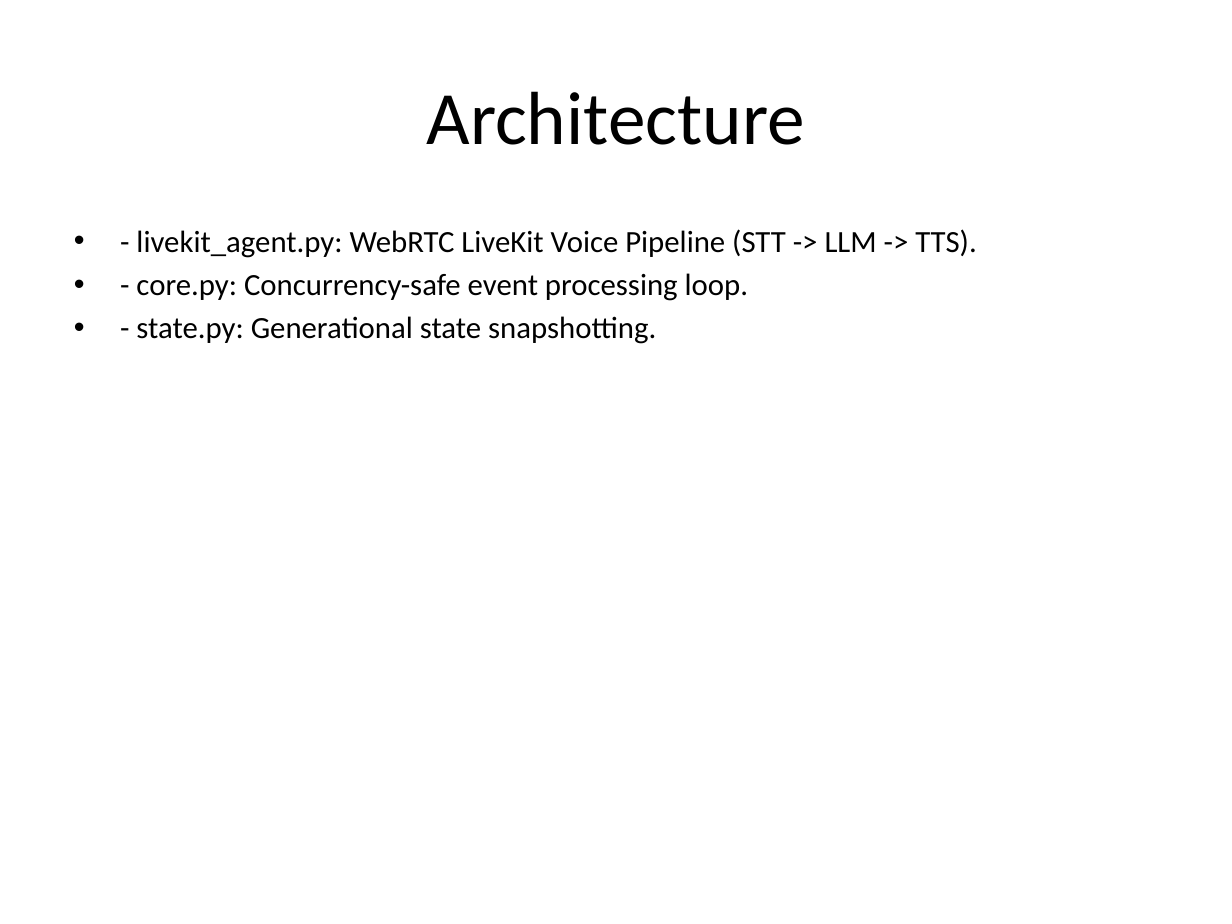
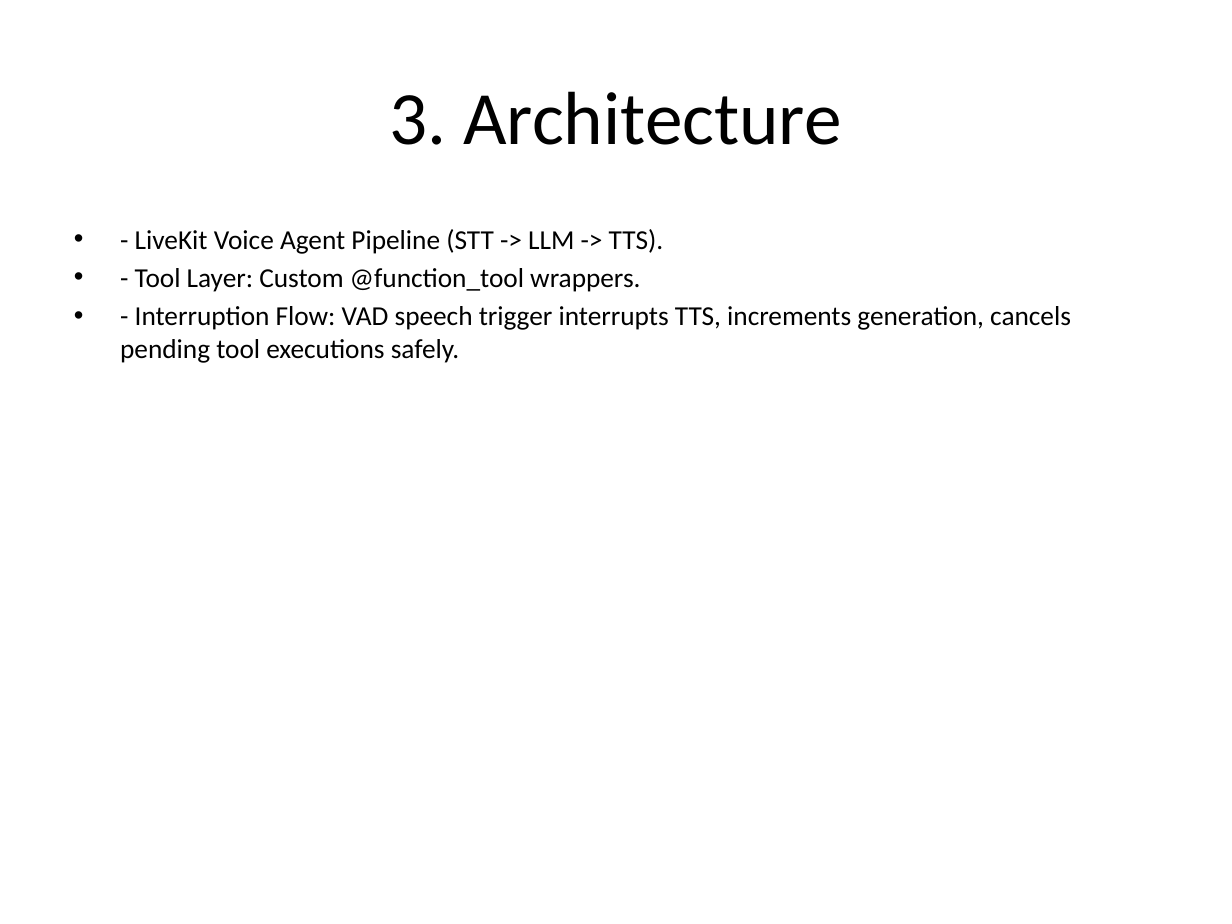
Before and after one commit to TiyasDas-81/Samsung_Prism, a slide deck: slide 3 of presentation/Samsung_PRISM_Theme05.pptx. Drawn at 1232x924 pixels with LibreOffice and Linux fonts; fonts in the diff are those of the drawing. Boxes give left, top, right and bottom in pixels: in the first picture for what was removed or moved away, otherwise in the second. Text is boxed around its words. In the diff, an @@ line names an element or a change of style, - is before the commit and + after.

```diff
--- a/presentation/Samsung_PRISM_Theme05.pptx
+++ b/presentation/Samsung_PRISM_Theme05.pptx
@@ title at [389, 91, 841, 145]: text changed @@
-Architecture
+3. Architecture
@@ text at [120, 229, 1071, 363]: text changed; size 18 to 16 pt @@
-• - livekit_agent.py: WebRTC LiveKit Voice Pipeline (STT -> LLM -> TTS).
-• - core.py: Concurrency-safe event processing loop.
-• - state.py: Generational state snapshotting.
+• - LiveKit Voice Agent Pipeline (STT -> LLM -> TTS).
+• - Tool Layer: Custom @function_tool wrappers.
+• - Interruption Flow: VAD speech trigger interrupts TTS, increments generation, cancels pending tool executions safely.
```
Also in this commit, not shown: 6 other slides changed, 1 slide added, 1 slide removed, 1 other file.
